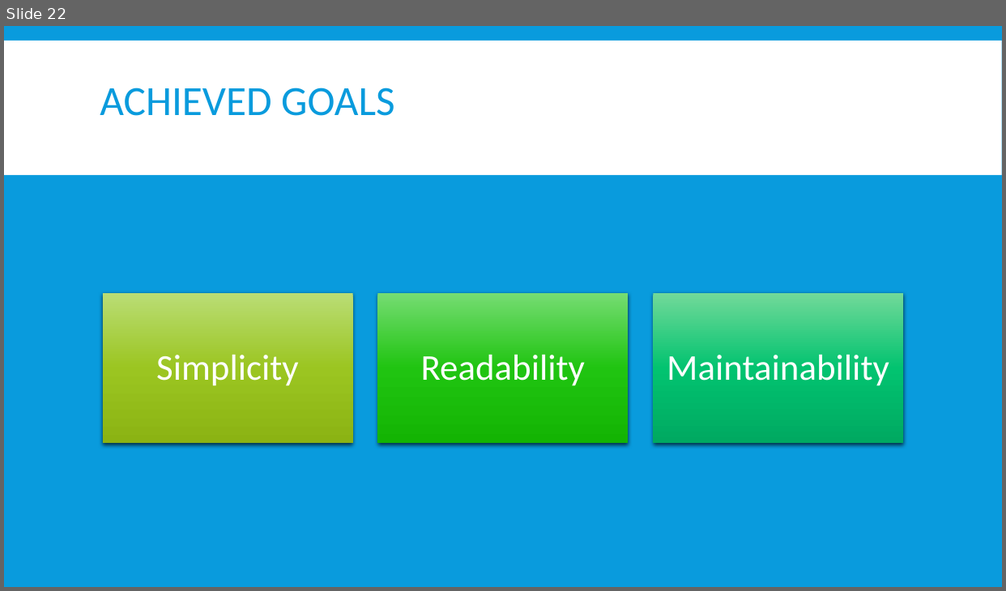
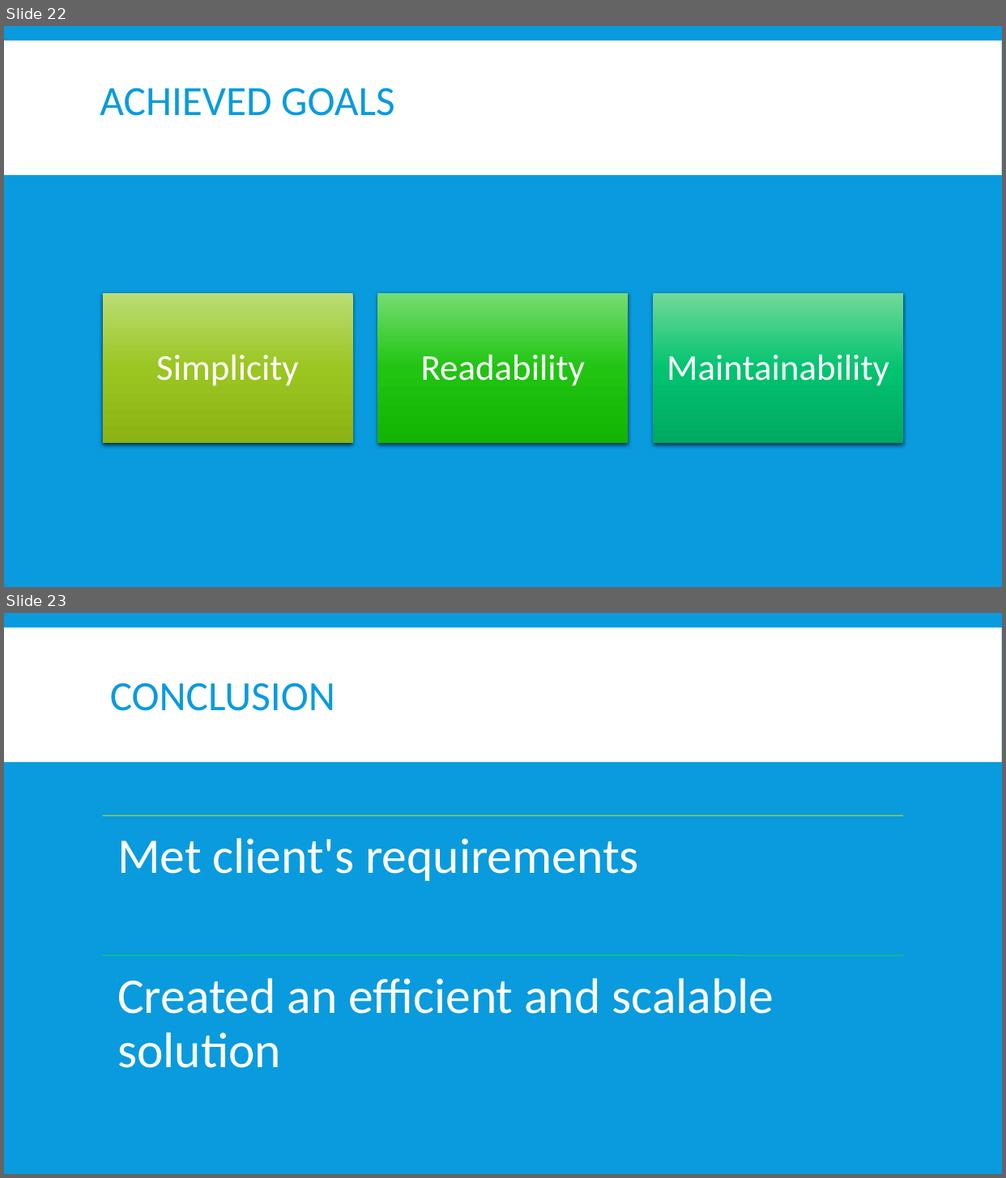
Before and after one commit to OryGregS/SeniorProject, a slide deck: docs/FuzzyRecordLinkage.pptx. Shown one above the other, each under a label of ours: slide 22 before the commit, slides 22 and 23 after it. The pictures are 1006x591 and 1006x1178 pixels, drawn with LibreOffice and Linux fonts; fonts in the diff are those of the drawing. Boxes give left, top, right and bottom in pixels: in the first picture for what was removed or moved away, otherwise in the second. Text is boxed around its words. In the diff, an @@ line names an element or a change of style, - is before the commit and + after.

```diff
--- a/docs/FuzzyRecordLinkage.pptx
+++ b/docs/FuzzyRecordLinkage.pptx
@@ slide 23 added at (4, 613, 1002, 1174), background #099BDD; not listed: 1 template element that a slide beside it also shows @@
@@ title added at (110, 683, 335, 711), 40 pt, text #099BDD @@
+CONCLUSION
@@ group added at (103, 815, 904, 1068): 2 lines, 2 texts @@
+Met client's requirements
+Created an efficient and scalable solution
```
Also in this commit, not shown: 2 slides changed, 1 slide removed.
